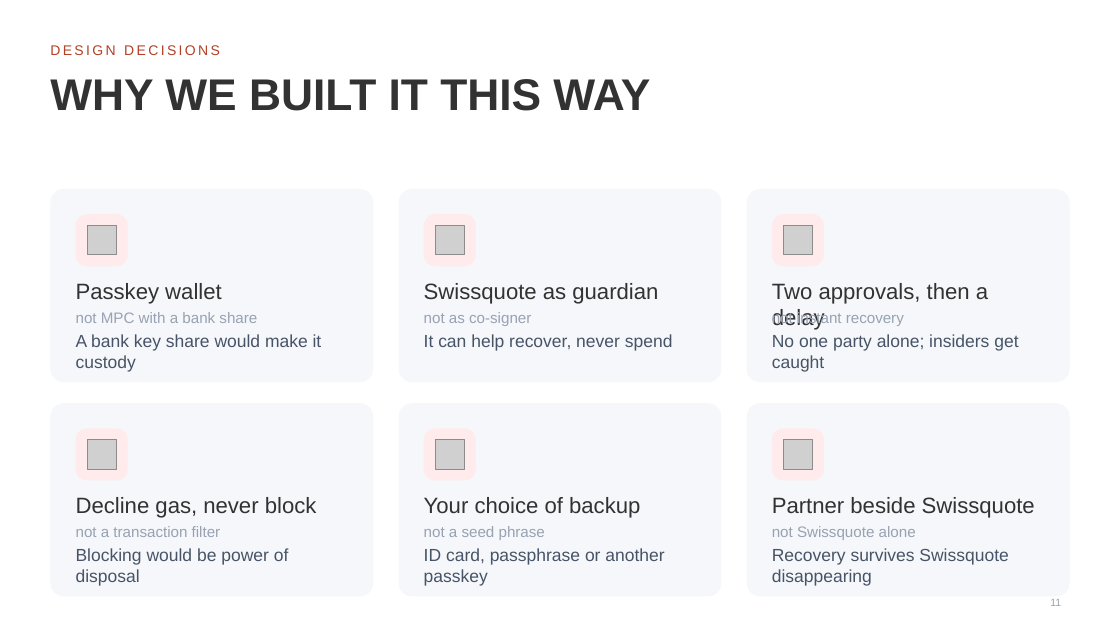
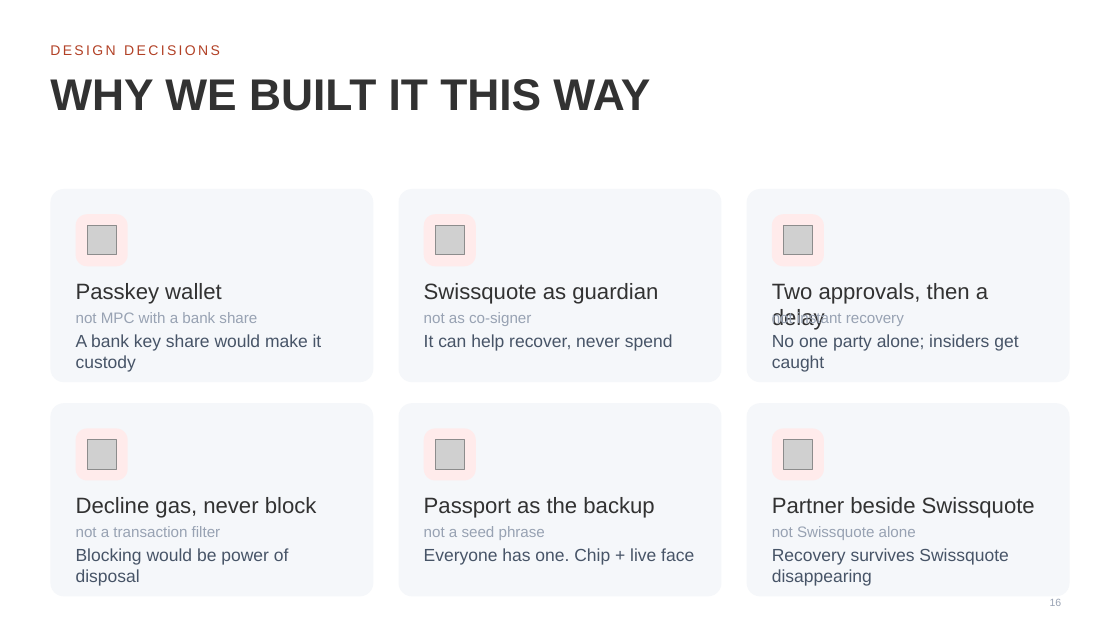
Before and after one commit to HugoPaj/BSA_Hackathon_HA, a slide deck: slide 16 of docs/deck/swissquote-wallet-pitch.pptx (slide 11 before the commit). Drawn at 1120x630 pixels with LibreOffice and Linux fonts; fonts in the diff are those of the drawing; grey boxes stand for pictures; background and template pictures are left out. Boxes give left, top, right and bottom in pixels: in the first picture for what was removed or moved away, otherwise in the second. Text is boxed around its words. In the diff, an @@ line names an element or a change of style, - is before the commit and + after.

```diff
--- a/docs/deck/swissquote-wallet-pitch.pptx
+++ b/docs/deck/swissquote-wallet-pitch.pptx
@@ text at (424, 497, 654, 518): text changed @@
-Your choice of backup
+Passport as the backup
@@ text at (424, 548, 694, 565): text changed @@
-ID card, passphrase or another passkey
+Everyone has one. Chip + live face
@@ page number at (1050, 599, 1062, 606): text changed @@
-11
+16
```
Also in this commit, not shown: 12 other slides changed, 5 slides added, 2 slides removed, 15 other files.
